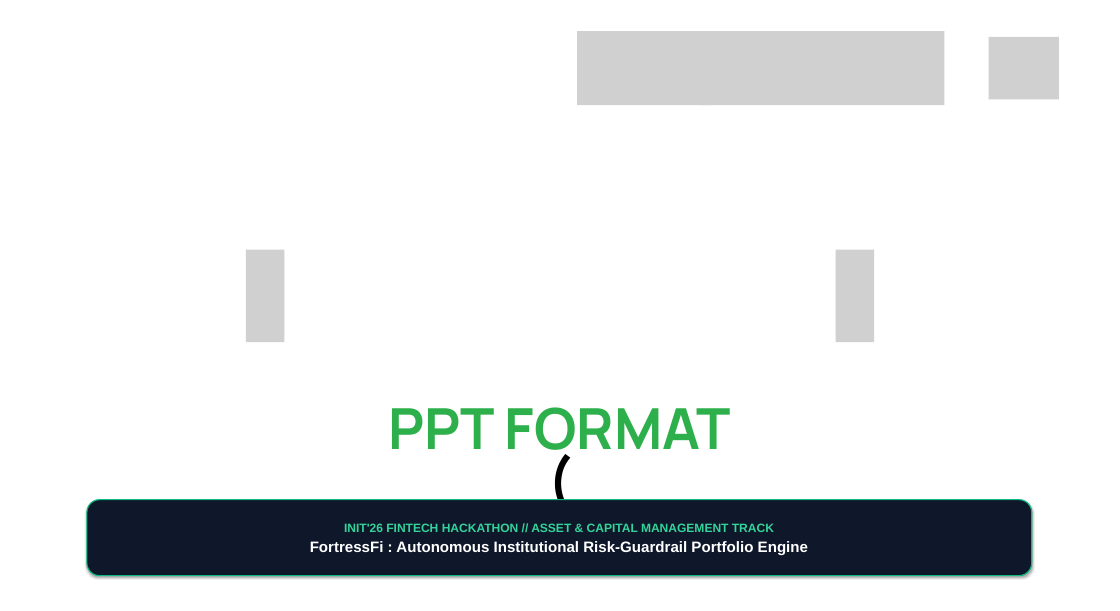
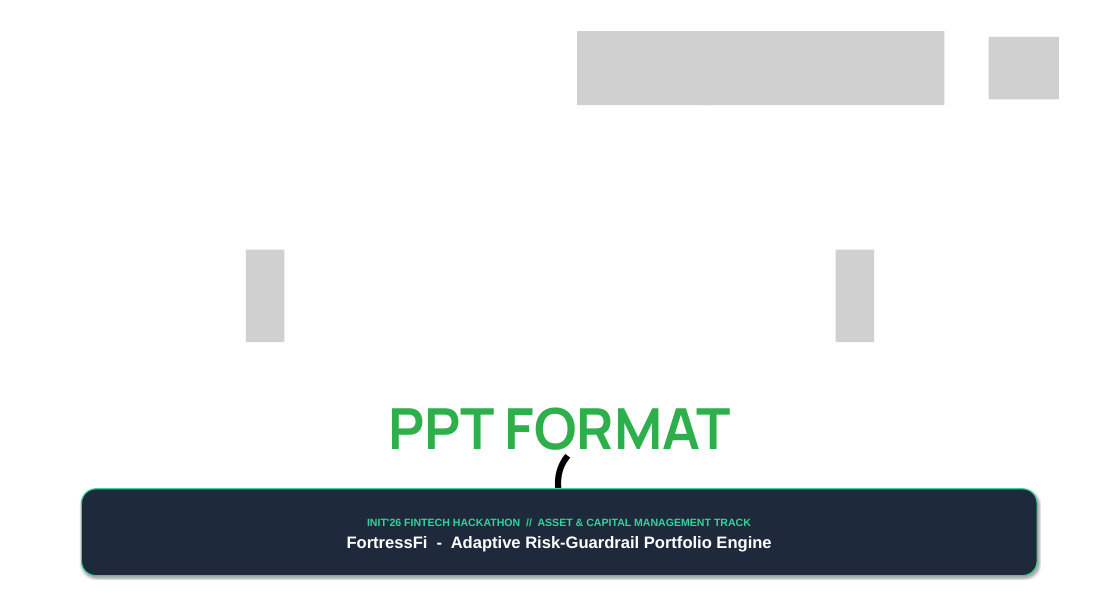
Before and after one commit to tarun05-design/FortressFi, a slide deck: slide 1 of FortressFi_Winning_Presentation.pptx. Drawn at 1120x611 pixels with LibreOffice and Linux fonts; fonts in the diff are those of the drawing; grey boxes stand for pictures; background and template pictures are left out. Boxes give left, top, right and bottom in pixels: in the first picture for what was removed or moved away, otherwise in the second. Text is boxed around its words. In the diff, an @@ line names an element or a change of style, - is before the commit and + after.

Commit message:
feat: rebuild winning pitch deck v2 with cleaner design, real screenshots, and human tone

```diff
--- a/FortressFi_Winning_Presentation.pptx
+++ b/FortressFi_Winning_Presentation.pptx
@@ rounded rectangle "INIT'26 FINTECH HACKATHON // ASSET ..." resized from (x1=87, y1=500, x2=1032, y2=576) to (x1=81, y1=489, x2=1037, y2=576) @@
@@ rounded rectangle "INIT'26 FINTECH HACKATHON // ASSET ..." at (x1=81, y1=489, x2=1037, y2=576): fill #0F172A to #1E293B; outline #10B981 1.5 pt to #34D399 1.5 pt @@
@@ text in rounded rectangle at (x1=347, y1=536, x2=771, y2=552): text changed; size 20 to 22 pt @@
-FortressFi : Autonomous Institutional Risk-Guardrail Portfolio Engine
+FortressFi - Adaptive Risk-Guardrail Portfolio Engine
@@ text in rounded rectangle at (x1=367, y1=518, x2=751, y2=526): size 16 to 14 pt in "INIT'26 FINTECH HACKATHON // ASSET & CAPITAL ..."; more space between paragraphs @@
```
Also in this commit, not shown: 4 other slides changed, 3 slides added, 3 slides removed, 6 other files.
